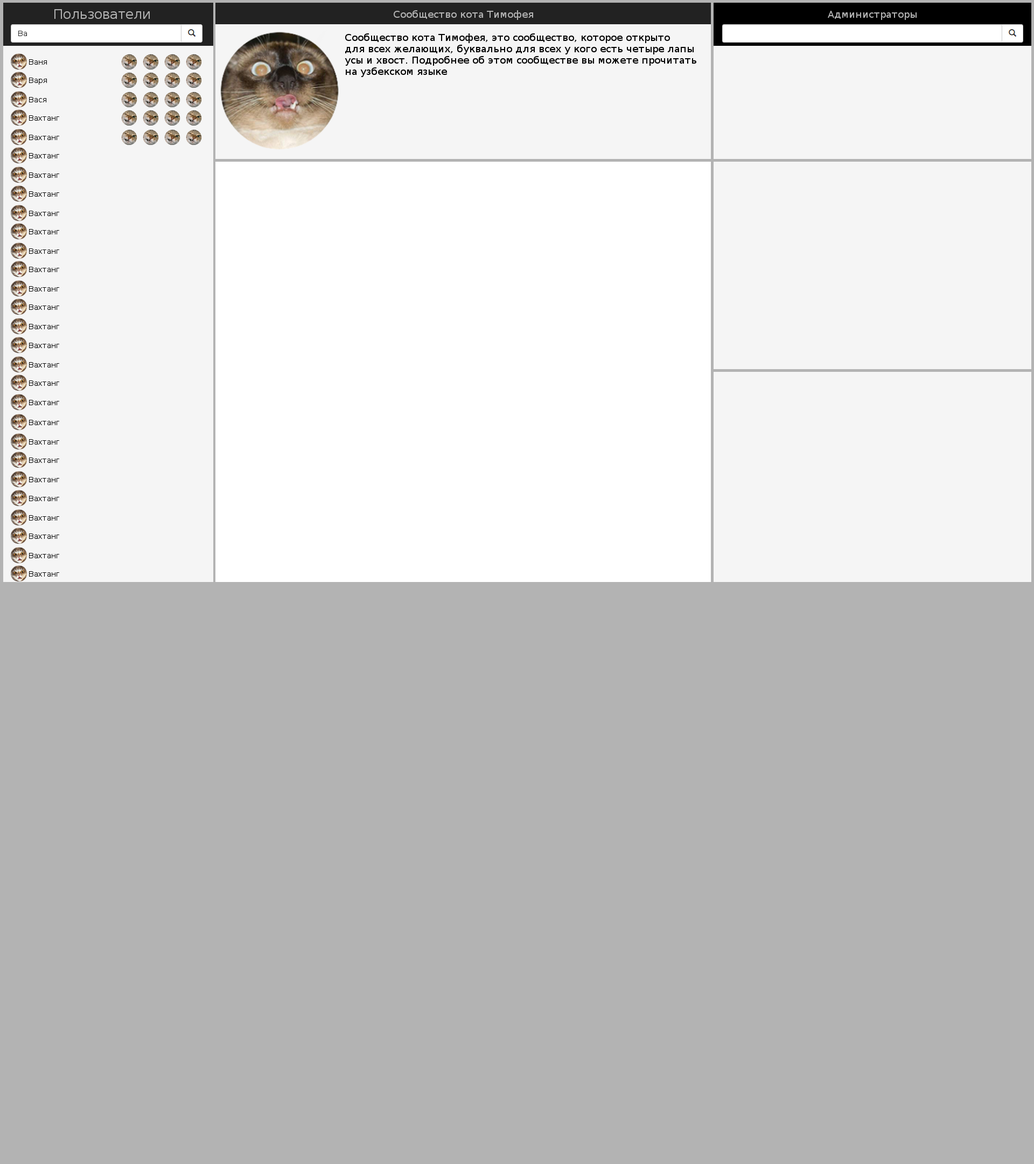
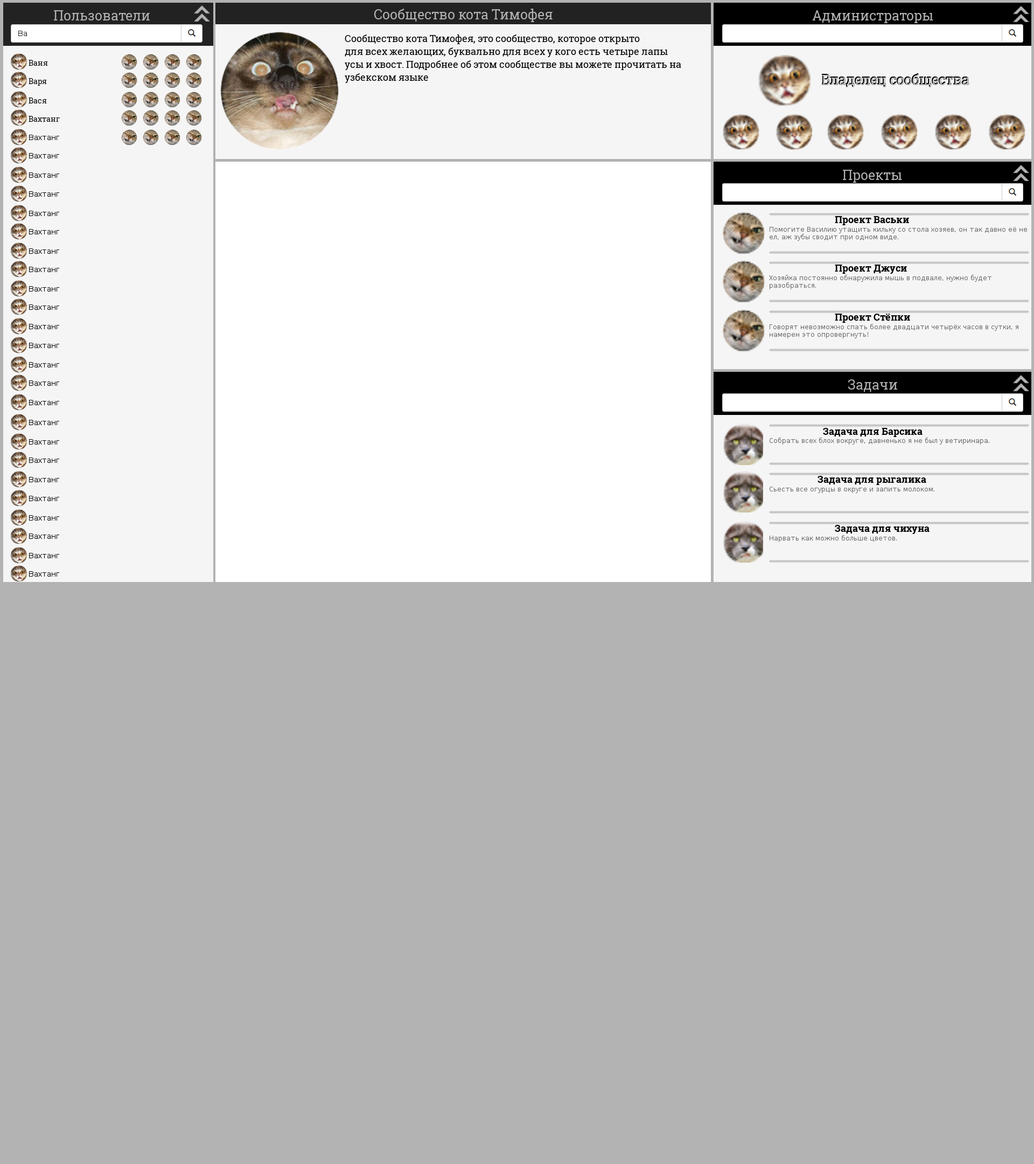
Layer changes from the first 1034×1164 image to the second:
painted on "Сообщество кота Тимофея, это с..." over (x1=344, y1=32, x2=697, y2=83)
added group "Администраторы" with 9 layers in group "Список Администраторов" over (x1=722, y1=54, x2=1026, y2=150)
added group "Список проектов" with 24 layers above "Список задач" over (x1=713, y1=161, x2=1032, y2=352)
added group "Заглавие списка проектов" with 3 layers in group "Список проектов" over (x1=713, y1=161, x2=1032, y2=205)
added layer "Фон/Поиск Заглавие/Поиск #1" in group "Заглавие списка проектов" over (x1=713, y1=161, x2=1032, y2=205)
added group "Проекты #1" with 18 layers in group "Список проектов" over (x1=722, y1=211, x2=1030, y2=352)
added group "Проект №1" with 5 layers in group "Проекты #1" over (x1=722, y1=211, x2=1030, y2=255)
added group "Проект №2" with 5 layers in group "Проекты #1" over (x1=722, y1=260, x2=1030, y2=303)
added group "Проект №3" with 5 layers in group "Проекты #1" over (x1=722, y1=309, x2=1030, y2=352)
renamed "Что вмещает" to "Фон проекты", moved it into group "Список проектов", painted on it over (x1=713, y1=161, x2=1032, y2=352)
added group "Список задач" with 24 layers above "Фон" over (x1=713, y1=371, x2=1032, y2=563)
added group "Заглавие списка задач" with 3 layers in group "Список задач" over (x1=713, y1=371, x2=1032, y2=415)
added layer "Фон/Поиск Заглавие/Поиск #2" in group "Заглавие списка задач" over (x1=713, y1=371, x2=1032, y2=415)
added group "Задачи" with 18 layers in group "Список задач" over (x1=722, y1=423, x2=1030, y2=563)
added group "Задача №2" with 5 layers in group "Задачи" over (x1=722, y1=470, x2=1030, y2=514)
added group "Задача №3" with 5 layers in group "Задачи" over (x1=722, y1=520, x2=1030, y2=563)
renamed "Фракции выше" to "Фон списка", moved it into group "Список задач" over (x1=713, y1=371, x2=1032, y2=563)
…and 55 more changes (47 added, 7 painted, 2 renamed, 2 stack)
